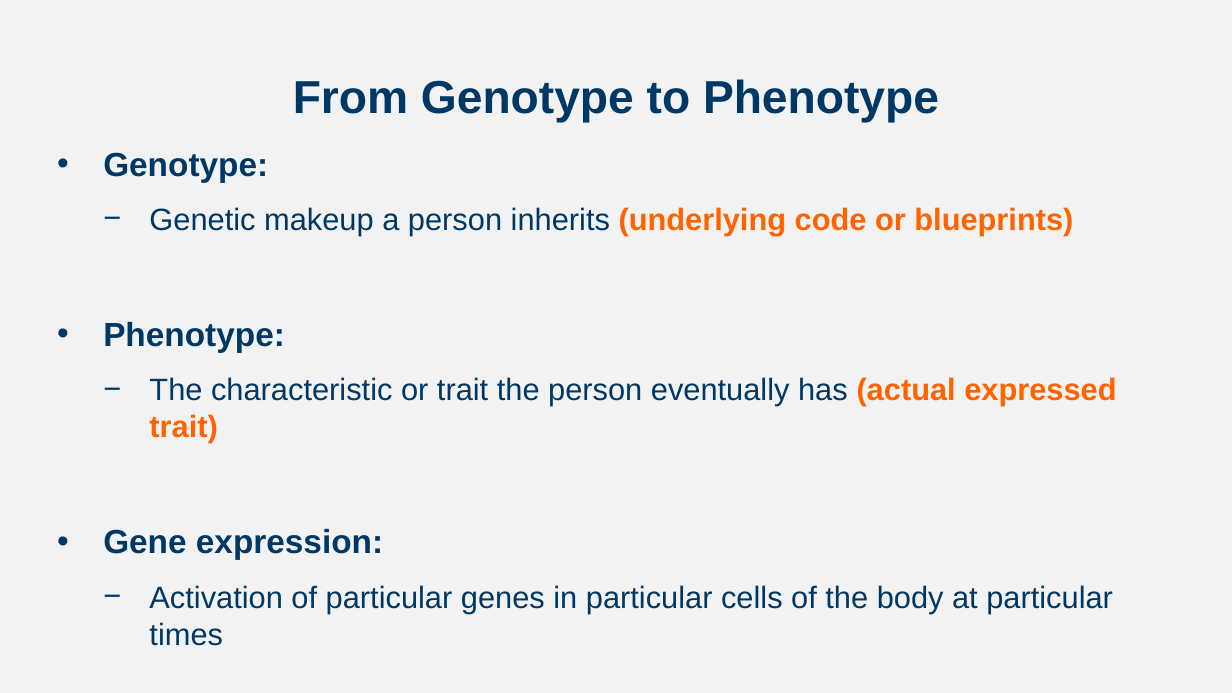
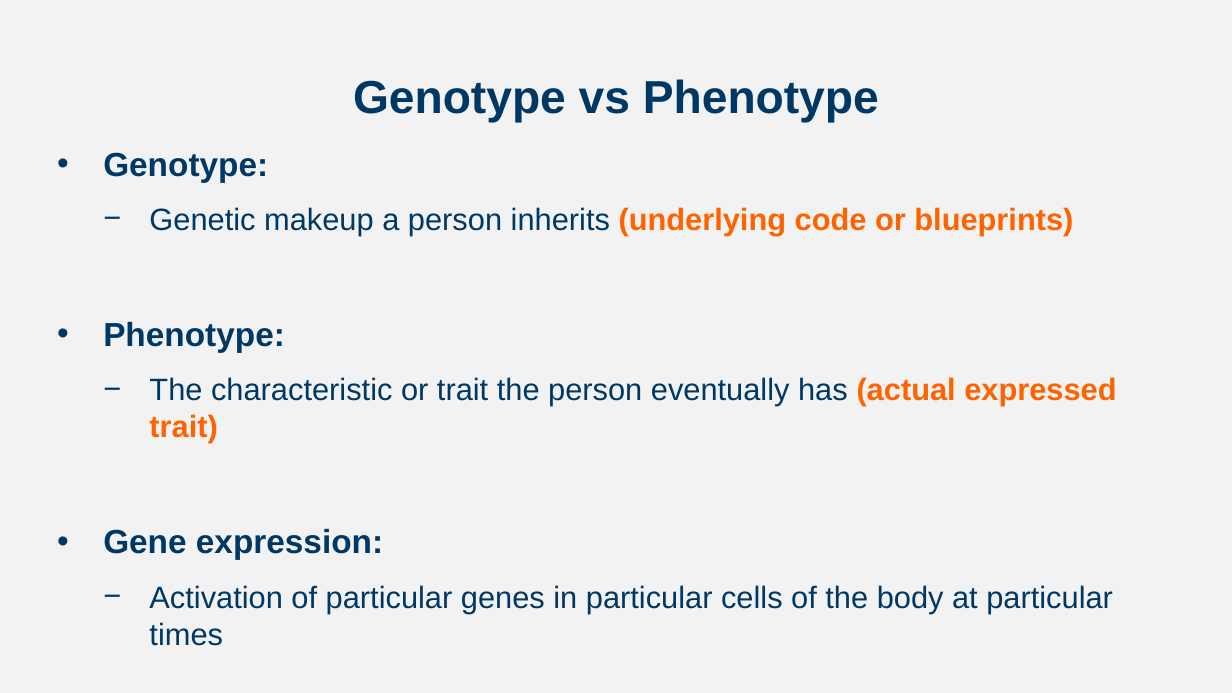
Before and after one commit to npm27/Teaching-Materials, a slide deck: slide 10 of Developmental Fall 23/Slides/Chapter 2.pptx (slide 8 before the commit). Drawn at 1232x693 pixels with LibreOffice and Linux fonts; fonts in the diff are those of the drawing. Boxes give left, top, right and bottom in pixels: in the first picture for what was removed or moved away, otherwise in the second. Text is boxed around its words. In the diff, an @@ line names an element or a change of style, - is before the commit and + after.

```diff
--- a/Developmental Fall 23/Slides/Chapter 2.pptx
+++ b/Developmental Fall 23/Slides/Chapter 2.pptx
@@ title at box(353, 79, 879, 123): text changed @@
-From Genotype to Phenotype
+Genotype vs Phenotype
```
Also in this commit, not shown: 5 other slides changed, 3 slides added, 1 slide removed.
